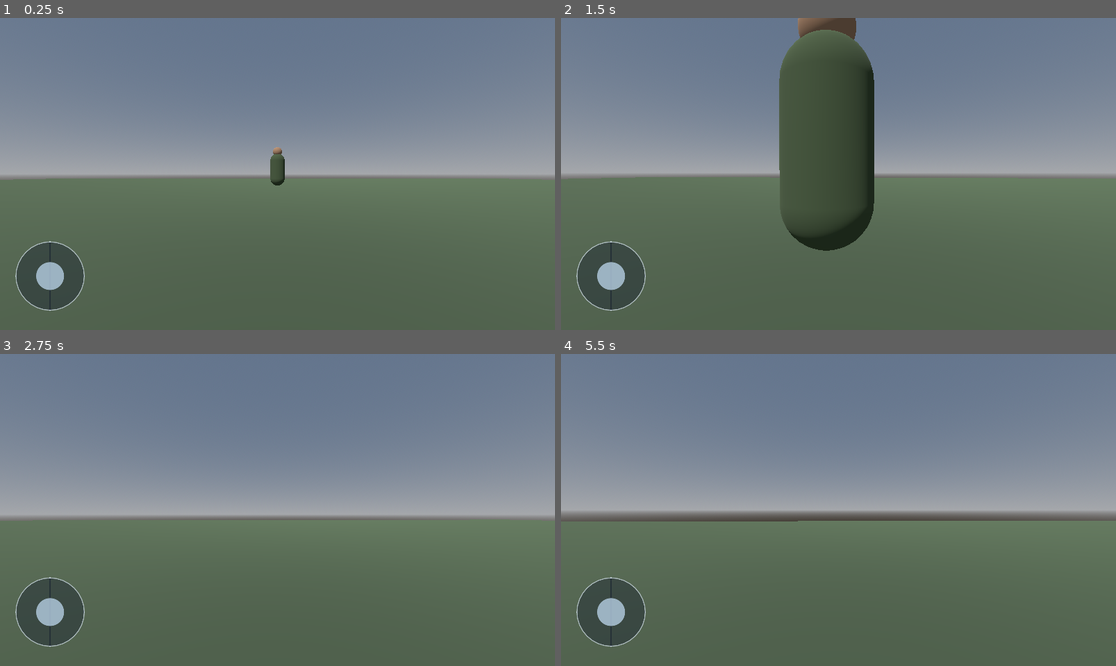
Above: before the commit, frames 1-4 (two rows, left to right).
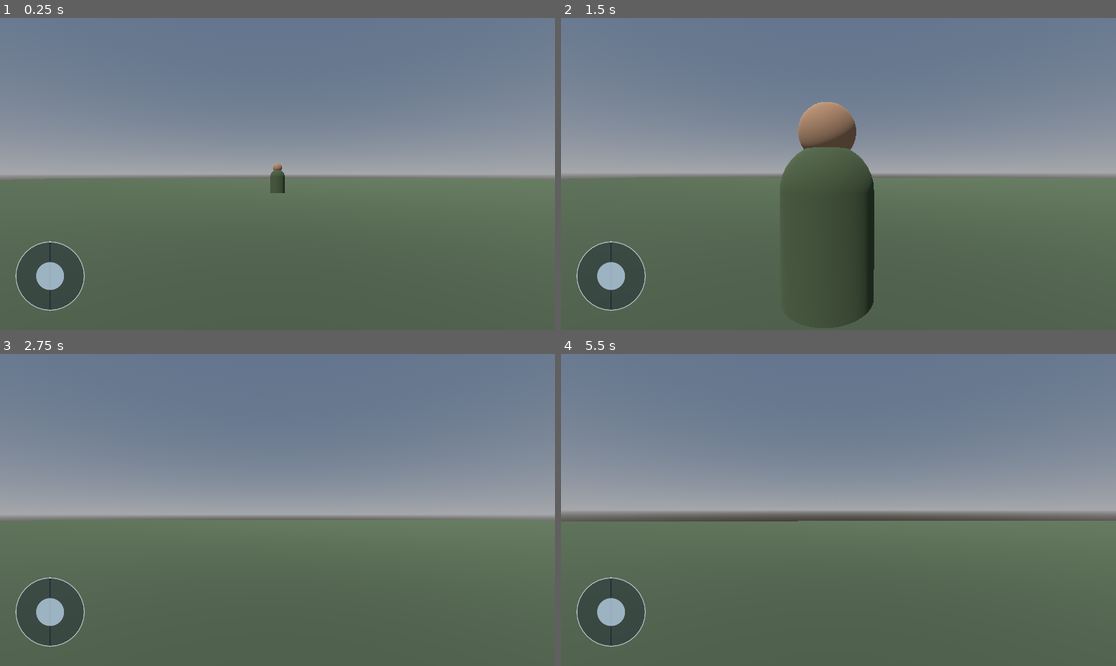
Above: after the commit, the same moments.

Repository: leefortine86-eng/Hunger-For-War
Game: Godot game, scene res://scenes/main.tscn
The game is run twice, just before and just after one commit, with the same random seed, the same clock (stepped at 60 frames per second) and the same inputs.
Inputs (mouse positions are in pixels of both pictures, inside the frame that each line leads up to):
- Up to frame 1 (0.25 s): no input
- Up to frame 2 (1.5 s): tap Enter at 0.5 s; move the mouse to (866, 174) at 0.52 s; hold W (move_forward) from 0.53 s (still down); tap R at 0.6, 1.35 s; click (866, 174) at 0.67 s; move the mouse to (810, 174) at 1.27 s
- Up to frame 3 (2.75 s): keep holding W (move_forward); tap Space at 2 s; move the mouse to (288, 503) at 2.02 s; tap R at 2.1 s
- Up to frame 4 (5.5 s): keep holding W (move_forward); tap Enter at 2.75, 4.25 s; move the mouse to (832, 516) at 2.77 s; tap R every 0.75 s from 2.85 to 5.1 s; click (832, 516) at 2.92 s; tap Space at 3.5 s; move the mouse to (877, 513) at 3.52 s; move the mouse to (794, 506) at 4.27 s; move the mouse to (844, 510) at 5.02 s; click (844, 510) at 5.17 s

The runs differ from the first frame. In frame 1, 0.3% of the frame differs, in the area x 48-52%, y 41-57%; in frame 2, 9.0%, in the area x 39-57%, y 0-99%; in frame 3, less than 0.1%; in frame 4, less than 0.1%.

Commit message:
Align enemy collision with soldier model

Diff:
--- a/scenes/enemy.tscn
+++ b/scenes/enemy.tscn
@@ -1,4 +1,3 @@
-
 [gd_scene load_steps=3 format=3]
 
 [ext_resource type="Script" path="res://scripts/enemy.gd" id="1"]
@@ -11,6 +10,7 @@
 script = ExtResource("1")
 
 [node name="CollisionShape3D" type="CollisionShape3D" parent="."]
+position = Vector3(0, 0.9, 0)
 shape = SubResource("CapsuleShape")
 
 [node name="Body" type="MeshInstance3D" parent="."]
